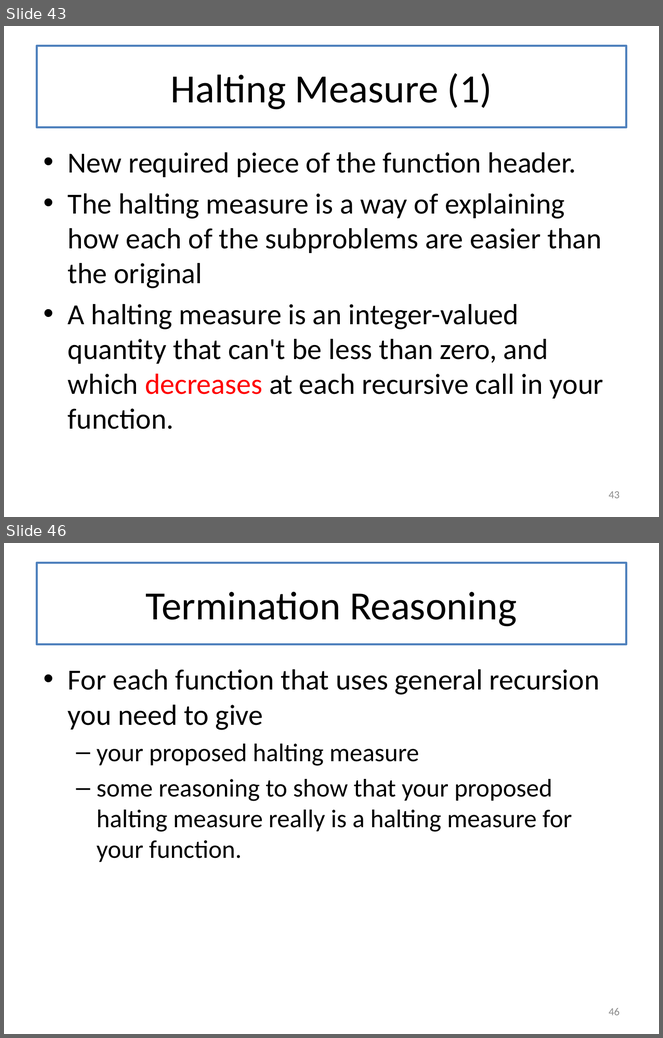
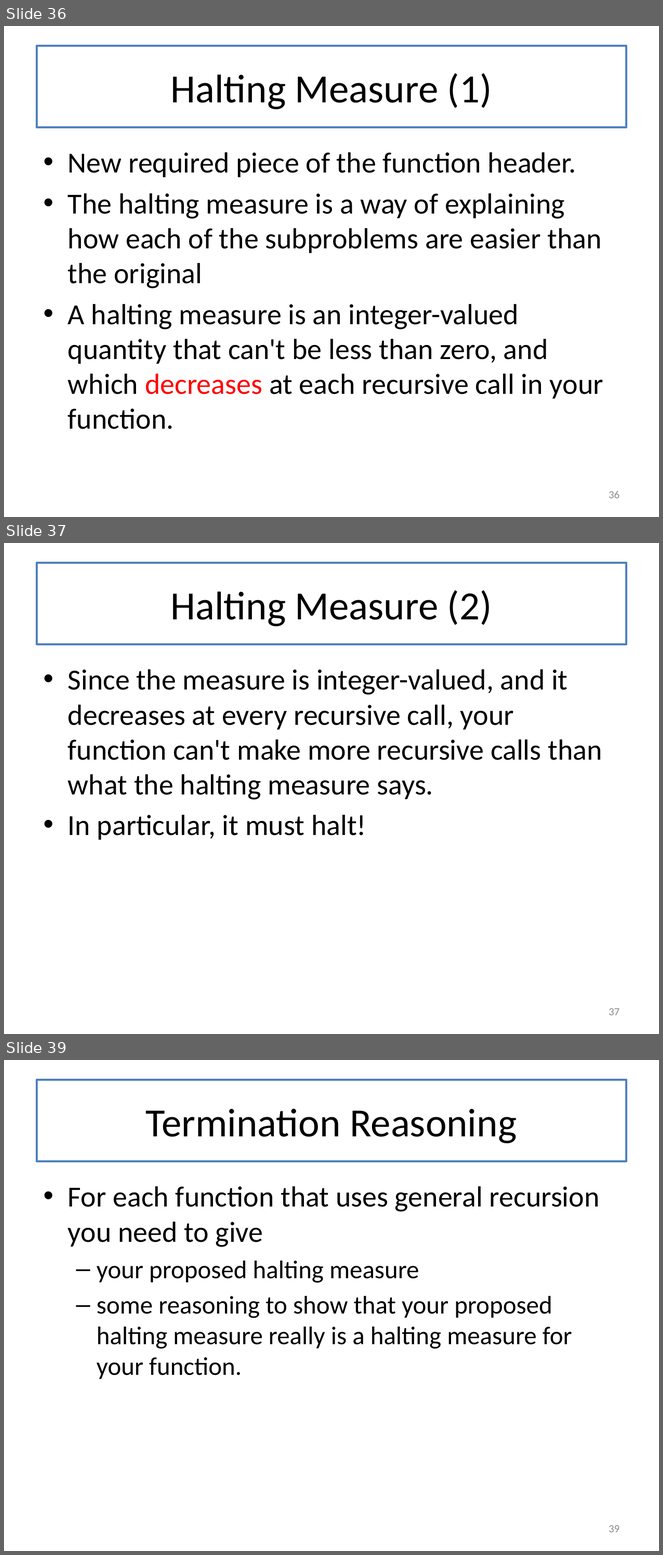
Before and after one commit to mwand/cs5010f17, a slide deck: Slides/Lesson 8.1-8.2 General Recursion.pptx. Shown one above the other, each under a label of ours: slides 43 and 46 before the commit, slides 36, 37 and 39 after it; the slides between them are not shown. The pictures are 663x1038 and 663x1555 pixels, drawn with LibreOffice and Linux fonts; fonts in the diff are those of the drawing. Boxes give left, top, right and bottom in pixels: in the first picture for what was removed or moved away, otherwise in the second. Text is boxed around its words. In the diff, an @@ line names an element or a change of style, - is before the commit and + after.

```diff
--- a/Slides/Lesson 8.1-8.2 General Recursion.pptx
+++ b/Slides/Lesson 8.1-8.2 General Recursion.pptx
@@ slide 37 added at bbox=[4, 543, 659, 1034], background #FFFFFF @@
@@ title added at bbox=[37, 563, 626, 644], fill #FFFFFF, outline #4F81BD 2.25 pt, 44 pt, text #000000 @@
+Halting Measure (2)
@@ text added at bbox=[68, 669, 602, 840], 32 pt, text #000000 @@
+• Since the measure is integer-valued, and it decreases at every recursive call, your function can't make more recursive calls than what the halting measure says.
+• In particular, it must halt!
@@ page number added at bbox=[609, 1008, 620, 1016], 12 pt, text #8C8C8C @@
+37
@@ what was slide 43 is now slide 36 @@
@@ page number at bbox=[609, 491, 620, 499]: text changed @@
-43
+36
@@ what was slide 46 is now slide 39 @@
@@ page number at bbox=[609, 1525, 620, 1533]: text changed @@
-46
+39
```
Also in this commit, not shown: 6 slides changed, 8 other slides added, 1 slide removed, 1 other file.
